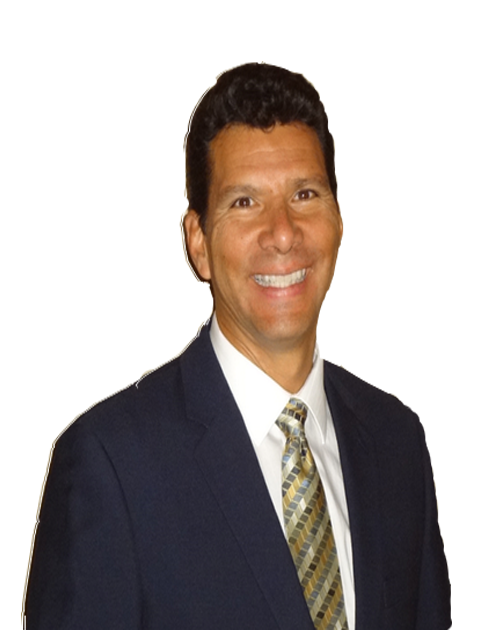
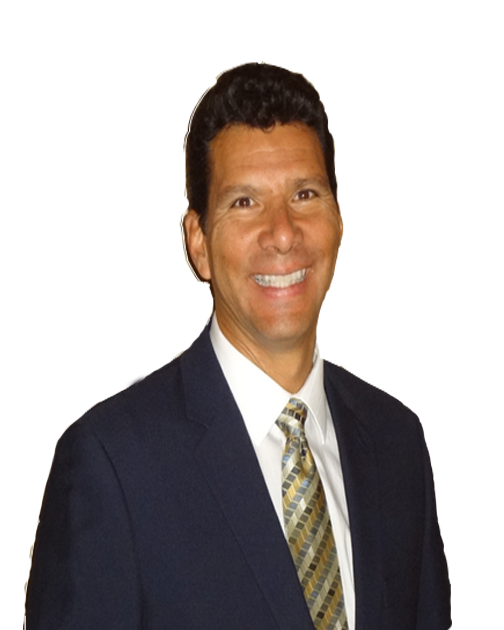
Comparing the layer stacks of the two 504×630 images. Changes:
"Layer 3": blend normal → multiply, painted on it over [21, 317, 444, 627]
